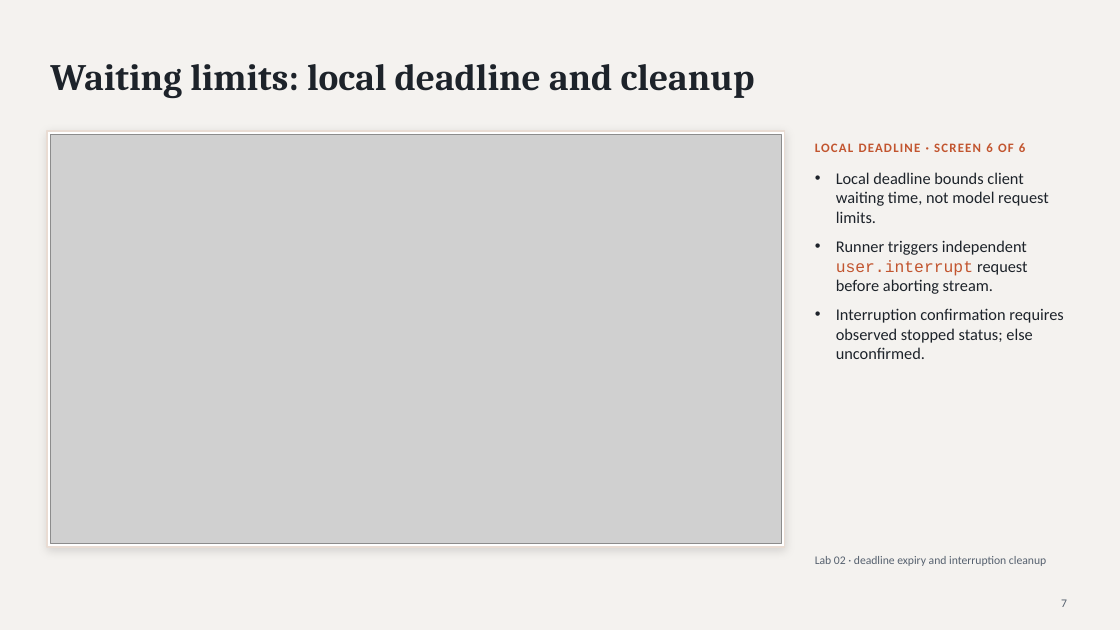
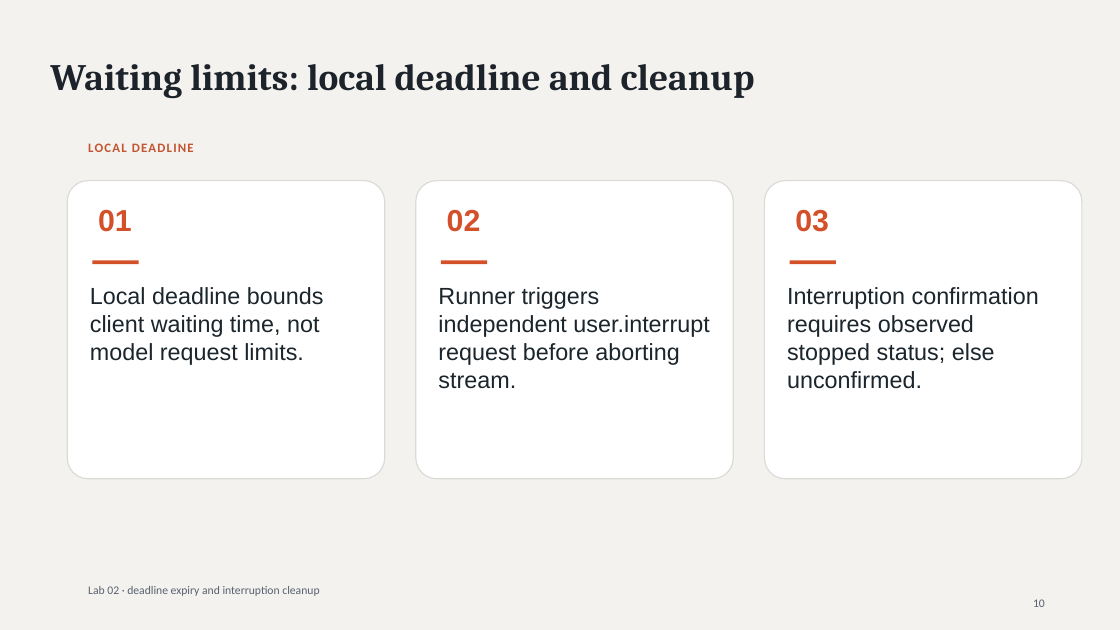
Before and after one commit to luiscoco/Udemy-claude-managed-agents-Lab-75, a slide deck: slide 10 of presentations/lab02/output/Lab02-Claude-Managed-Agents-Session-Options.pptx (slide 7 before the commit). Drawn at 1120x630 pixels with LibreOffice and Linux fonts; fonts in the diff are those of the drawing; grey boxes stand for pictures. Boxes give left, top, right and bottom in pixels: in the first picture for what was removed or moved away, otherwise in the second. Text is boxed around its words. In the diff, an @@ line names an element or a change of style, - is before the commit and + after.

```diff
--- a/presentations/lab02/output/Lab02-Claude-Managed-Agents-Session-Options.pptx
+++ b/presentations/lab02/output/Lab02-Claude-Managed-Agents-Session-Options.pptx
@@ rectangle removed at [47, 131, 785, 547] @@
@@ picture removed at [50, 134, 781, 544] @@
@@ text at [88, 143, 194, 152]: text changed @@
-LOCAL DEADLINE · SCREEN 6 OF 6
+LOCAL DEADLINE
@@ text at [836, 172, 1049, 294]: paragraphs removed @@
-• Local deadline bounds client waiting time, not model request limits.
-• Runner triggers independent user.interrupt request before aborting stream.
@@ rounded rectangle added at [67, 181, 385, 479], fill #FFFFFF, outline #DADBD7 1 pt @@
@@ rounded rectangle added at [416, 181, 734, 479], fill #FFFFFF, outline #DADBD7 1 pt @@
@@ rounded rectangle added at [765, 181, 1082, 479], fill #FFFFFF, outline #DADBD7 1 pt @@
@@ text added at [98, 210, 132, 232], 26 pt, text #D45029, bold @@
+01
@@ text added at [447, 210, 481, 232], 26 pt, text #D45029, bold @@
+02
@@ text added at [795, 210, 829, 232], 26 pt, text #D45029, bold @@
+03
@@ rectangle added at [92, 260, 139, 264], fill #D45029 @@
@@ rectangle added at [441, 260, 487, 264], fill #D45029 @@
@@ rectangle added at [790, 260, 836, 264], fill #D45029 @@
@@ text added at [90, 287, 324, 365], 20 pt, text #1B252C @@
+Local deadline bounds client waiting time, not model request limits.
@@ text added at [438, 287, 709, 389], 20 pt, text #1B252C @@
+Runner triggers independent user.interrupt request before aborting stream.
@@ text "Interruption confirmation requires observed stopped ...": place and size @@
-text "Interruption confirmation requires observed stopped ..." at [836, 172, 1064, 359]
+text "Interruption confirmation requires observed stopped ..." at [787, 287, 1039, 389]
@@ text "Interruption confirmation requires observed stopped ..." at [787, 287, 1039, 389]: size 14 to 20 pt, font Calibri to Arial, text colour #1D232A to #1B252C; bullet • to none; less space between paragraphs @@
@@ text "Lab 02 · deadline expiry ...": place and size @@
-text "Lab 02 · deadline expiry ..." at [815, 556, 1046, 566]
+text "Lab 02 · deadline expiry ..." at [88, 586, 319, 596]
@@ text at [1033, 599, 1045, 607]: text changed @@
-7
+10
```
Also in this commit, not shown: 21 other slides changed, 4 slides added, 4 other files.
